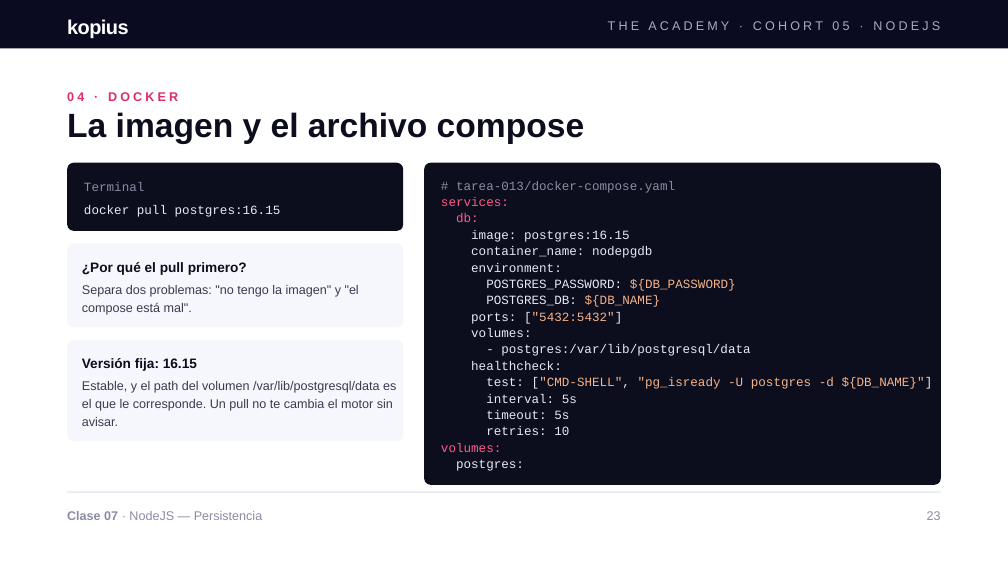
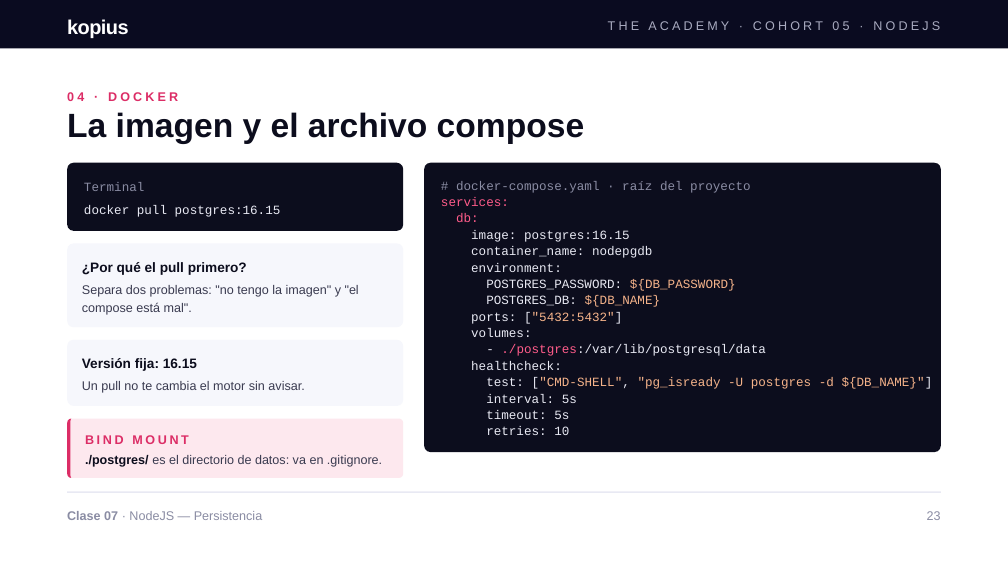
Before and after one commit to aduartekopiustech/node-fullstack-clase-07, a slide deck: slide 23 of docs/Clase_7_de_NodeJS.pptx. Drawn at 1008x567 pixels with LibreOffice and Linux fonts; fonts in the diff are those of the drawing. Boxes give left, top, right and bottom in pixels: in the first picture for what was removed or moved away, otherwise in the second. Text is boxed around its words. In the diff, an @@ line names an element or a change of style, - is before the commit and + after.

```diff
--- a/docs/Clase_7_de_NodeJS.pptx
+++ b/docs/Clase_7_de_NodeJS.pptx
@@ rounded rectangle "# docker-compose.yaml · raíz del ..." at (424, 163, 941, 452): proportions changed @@
@@ rounded rectangle "# docker-compose.yaml · raíz del ...": place and size @@
-rounded rectangle "# docker-compose.yaml · raíz del ..." at (424, 163, 941, 485)
+rounded rectangle "# docker-compose.yaml · raíz del ..." at (424, 163, 941, 452)
@@ text in rounded rectangle at (456, 181, 750, 193): text changed @@
-# tarea-013/docker-compose.yaml
+# docker-compose.yaml · raíz del proyecto
@@ rounded rectangle: place and size @@
-rounded rectangle at (67, 340, 403, 441)
+rounded rectangle at (67, 340, 403, 405)
@@ rounded rectangle at (67, 340, 403, 405): proportions changed @@
@@ text in rounded rectangle at (501, 344, 765, 356): text changed @@
-- postgres:/var/lib/postgresql/data
+- ./postgres:/var/lib/postgresql/data
@@ text at (82, 381, 304, 393): text changed @@
-Estable, y el path del volumen /var/lib/postgresql/data es el que le corresponde. Un pull no te cambia el motor sin avisar.
+Un pull no te cambia el motor sin avisar.
@@ rounded rectangle added at (67, 419, 403, 479), fill #FDE8EE @@
@@ freeform shape added at (67, 419, 403, 479), fill #DC2D66 @@
@@ text added at (85, 435, 189, 444), 12 pt, text #DC2D66, bold @@
+BIND MOUNT
@@ text in rounded rectangle at (441, 443, 524, 471): paragraphs removed @@
-volumes:
-postgres:
@@ text added at (85, 455, 382, 467), 12 pt, text #3A3B50 @@
+./postgres/ es el directorio de datos: va en .gitignore.
```
Also in this commit, not shown: 16 other slides changed, 6 slides added, 1 slide removed.
